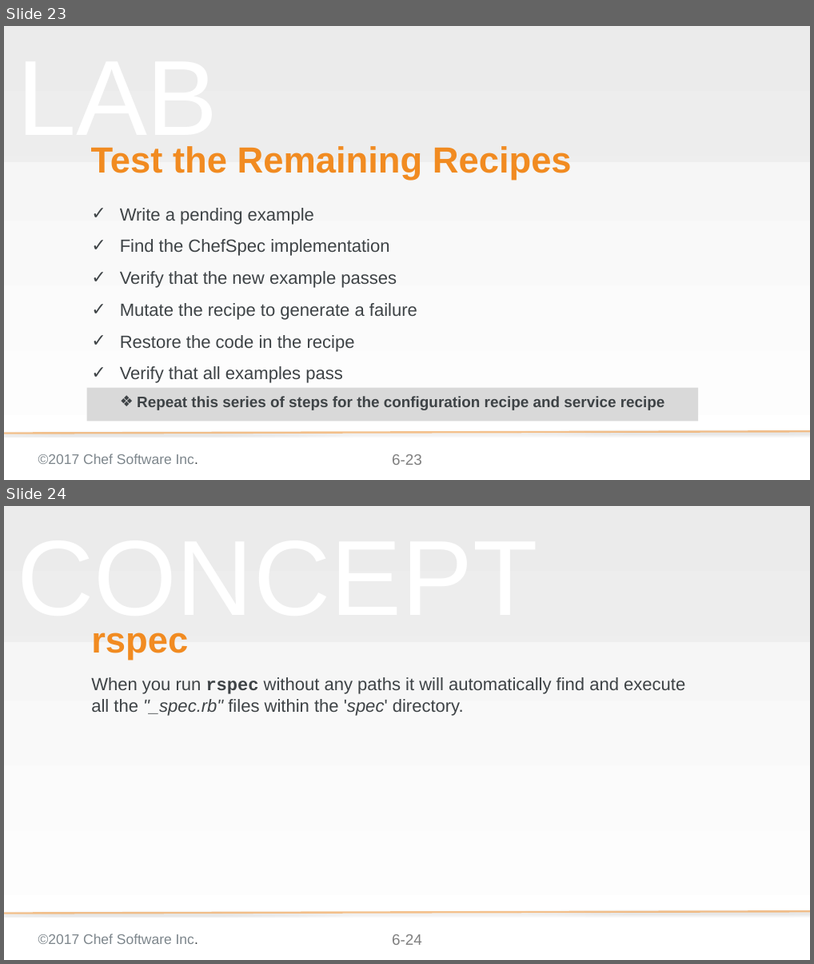
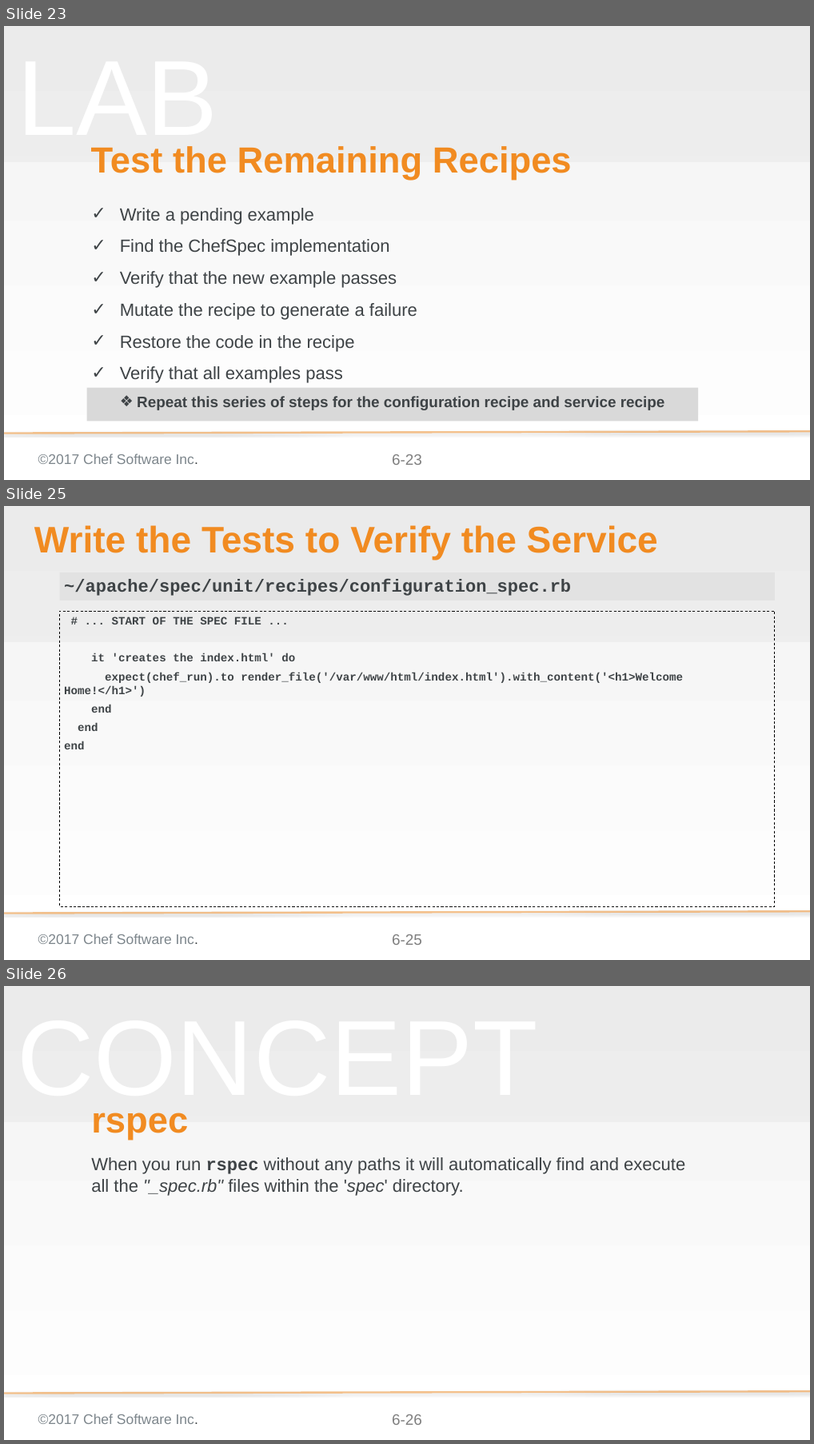
Before and after one commit to ericheiser/chef-intermediate, a slide deck: 06-testing_resources_in_recipes.pptx. Shown one above the other, each under a label of ours: slides 23 and 24 before the commit, slides 23, 25 and 26 after it; the slides between them are not shown. The pictures are 814x964 and 814x1444 pixels, drawn with LibreOffice and Linux fonts; fonts in the diff are those of the drawing; background and template pictures are left out. Boxes give left, top, right and bottom in pixels: in the first picture for what was removed or moved away, otherwise in the second. Text is boxed around its words. In the diff, an @@ line names an element or a change of style, - is before the commit and + after.

```diff
--- a/06-testing_resources_in_recipes.pptx
+++ b/06-testing_resources_in_recipes.pptx
@@ slide 25 added at (4,506,810,960), background gradient #F2F2F2 to #FFFFFF; not listed: 4 template elements that a slide beside it also shows @@
@@ title added at (34,525,658,560), 58.7 pt, text #F18B21, bold @@
+Write the Tests to Verify the Service
@@ text added at (60,572,775,600), fill #D9D9D9 at 50% opacity, 28 pt, text #3E4346, bold @@
+~/apache/spec/unit/recipes/configuration_spec.rb
@@ text added at (60,611,775,906), outline #000000 1 pt dashed, 18 pt, text #3E4346, bold @@
+# ... START OF THE SPEC FILE ...
+it 'creates the index.html' do
+expect(chef_run).to render_file('/var/www/html/index.html').with_content('<h1>Welcome Home!</h1>')
+end
+end
+end
@@ what was slide 24 is now slide 26 @@
@@ page number at (392,1414,422,1424): text changed @@
-6-24
+6-26
```
Also in this commit, not shown: 4 slides changed, 1 other slide added.
